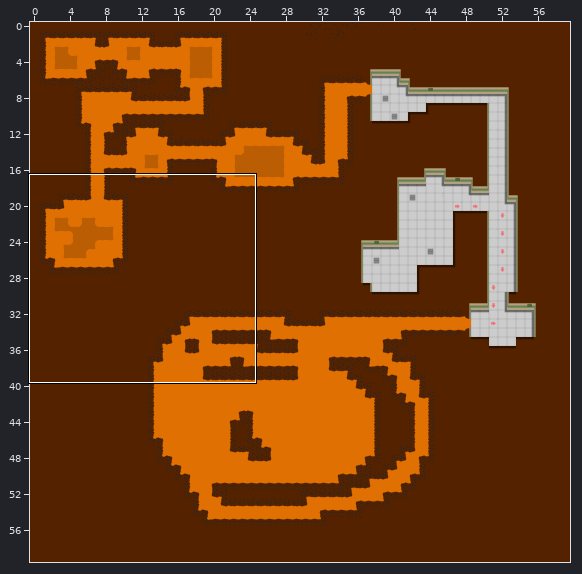
Level history. Tiled map: core/assets/world/world01.tmx. Above, an overview of the earlier version with the close-up marked.
Close-up. Old version:
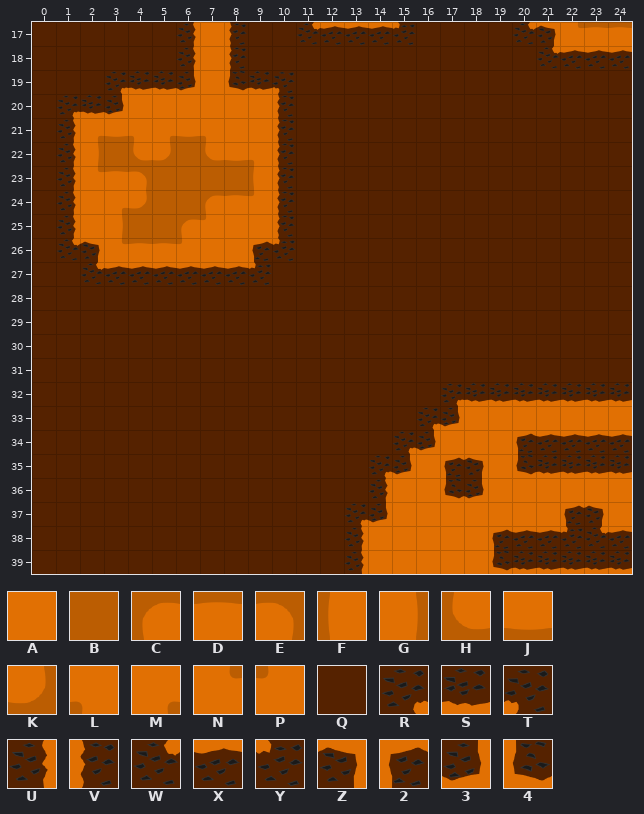
Cells are 64x64 px. Shown: x 0..24, y 17..39. The commit also changed other parts of the map, which this record leaves out.
Key: from "world": A 0, B 1, C 2, D 3, E 4, F 5, G 6, H 7, J 8, K 9, L 10, M 11, N 12, P 13, Q 14, R 15, S 16, T 17, U 18, V 19, W 20, X 21, Y 22, Z 23, 2 24, 3 25, 4 26.
_ is an empty cell.
Layer "world" before, first column x 0:
17 QQQQQQUAVQQWXXXYQQQQWZNDD
18 QQQQQQUAVQQQQQQQQQQQQWXXX
19 QQQRSS3A4STQQQQQQQQQQQQQQ
20 QRS3AAAAAAVQQQQQQQQQQQQQQ
21 QUMJLMJLAAVQQQQQQQQQQQQQQ
22 QUGBHKBHJLVQQQQQQQQQQQQQQ
23 QUNDEBBBBFVQQQQQQQQQQQQQQ
24 QUAMKBBCDPVQQQQQQQQQQQQQQ
25 QUAGBBCPAAVQQQQQQQQQQQQQQ
26 QWZNDDPAA2YQQQQQQQQQQQQQQ
27 QQWXXXXXXYQQQQQQQQQQQQQQQ
28 QQQQQQQQQQQQQQQQQQQQQQQQQ
29 QQQQQQQQQQQQQQQQQQQQQQQQQ
30 QQQQQQQQQQQQQQQQQQQQQQQQQ
31 QQQQQQQQQQQQQQQQQQQQQQQQQ
32 QQQQQQQQQQQQQQQQQRSSSSSSS
33 QQQQQQQQQQQQQQQQR3AAAAAAA
34 QQQQQQQQQQQQQQQR3AAA2XXXX
35 QQQQQQQQQQQQQQR3A2ZA4SSSS
36 QQQQQQQQQQQQQQUAA43AAAAAA
37 QQQQQQQQQQQQQR3AAAAAAA2ZA
38 QQQQQQQQQQQQQUAAAAA2XXYWX
39 QQQQQQQQQQQQQUAAAAA4SSSSS
New version:
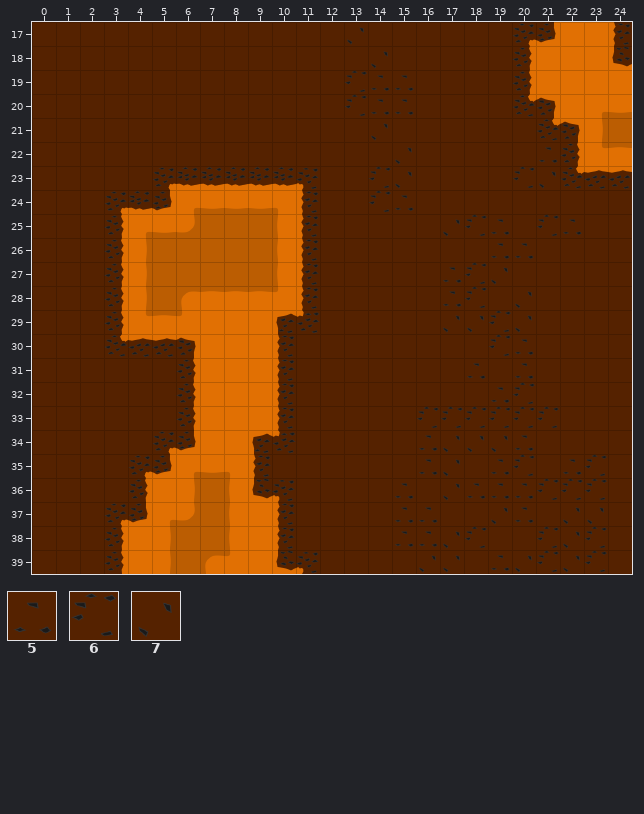
Further tiles: from "world": 5 27, 6 28, 7 29.
Changes in this commit:
Changed rows in their new state; . is an unchanged cell.
Layer "world":
first column x 1:
17 .....QQQ..QQ7QQ....R3AAV
18 .....QQQ.....7.....UAAA4
19 ..QQQQQQQQ..655....UAAAA
20 QQQQQQQQQQ..655....WZAMJ
21 QQQQQQQQQQ...7......WZGB
22 QQQQQQQQQQ....7.....5UND
23 QQQQRSSSSST..67....67WXX
24 QQRS3MJJJLV..65.........
25 QQUMJKBBBFV.....765.65..
26 QQUGBBBBBFV.......55....
27 .QUGBBBBBFV.....567.....
28 ..UGBCDDDPV.....56.7....
29 ..UNDPAAA2Y.....7767....
30 ..WXXZAAAV........65....
31 .....UAAAV.......5.5....
32 .....UAAAV......QQ56QQQQ
33 .....UAAAV.....666666QQQ
34 ....R3AA2Y....Q57775QQQQ
35 ...R3MJLV....QQ57Q56Q56Q
36 ...UAGBF4T...Q5Q7555666Q
37 ..R3MKBFAV..QQ55QQ75Q77Q
38 ..UAGBBFAV..QQ5576QQ676Q
39 ..UAGBCPA4T.QQQ77Q57676Q
Boxes around the changes in both close-ups, in picture pixels (x1, y1, x2, y2):
changed: (56, 22, 632, 574)
